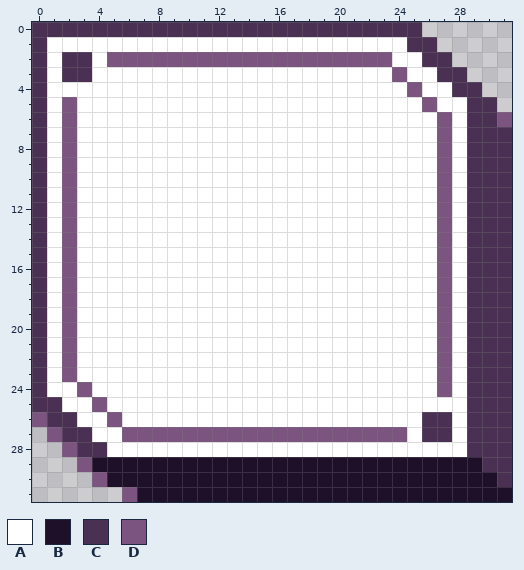
Two versions of one pixel-art file, assets/sprites/dialogue/dialogue_frame.aseprite. The picture above is the old version.
32x32 pixels, 1 frame.
Palette (. is transparent): A #ffffff  B #1f102a  C #4a3052  D #7b5480
The result:
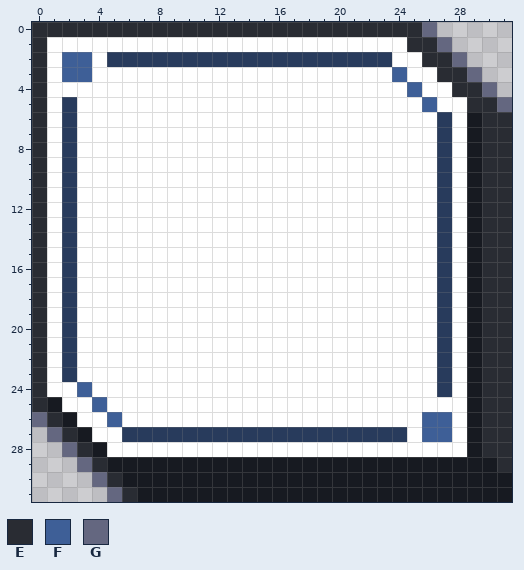
Colours new in this view: E #292c33  F #3e5f97  G #646780
Change:
{"colour":"B","old":"#1f102a","new":"#171a21"}
{"colour":"D","old":"#7b5480","new":"#283b5c"}
{"where": "layer \"Layer 1\""}
{"y":0,"x":0,"old":"CCCCCCCCCCCCCCCCCCCCCCCCCC.","new":"EEEEEEEEEEEEEEEEEEEEEEEEEEG"}
{"y":1,"x":0,"old":"C","new":"E"}
{"y":1,"x":25,"old":"CC.","new":"EEG"}
{"y":2,"x":0,"old":"C","new":"E"}
{"y":2,"x":2,"old":"CC","new":"FF"}
{"y":2,"x":26,"old":"CC.","new":"EEG"}
{"y":3,"x":0,"old":"C","new":"E"}
{"y":3,"x":2,"old":"CC","new":"FF"}
{"y":3,"x":24,"old":"D","new":"F"}
{"y":3,"x":27,"old":"CC.","new":"EEG"}
{"y":4,"x":0,"old":"C","new":"E"}
{"y":4,"x":25,"old":"D","new":"F"}
{"y":4,"x":28,"old":"CC.","new":"EEG"}
{"y":5,"x":0,"old":"C","new":"E"}
{"y":5,"x":26,"old":"D","new":"F"}
{"y":5,"x":29,"old":"CC.","new":"EEG"}
{"y":6,"x":0,"old":"C","new":"E"}
{"y":6,"x":29,"old":"CCD","new":"BEE"}
{"y":7,"x":0,"old":"C","new":"E"}
{"y":7,"x":29,"old":"CCC","new":"BEE"}
{"y":8,"x":0,"old":"C","new":"E"}
{"y":8,"x":29,"old":"CCC","new":"BEE"}
{"y":9,"x":0,"old":"C","new":"E"}
{"y":9,"x":29,"old":"CCC","new":"BEE"}
{"y":10,"x":0,"old":"C","new":"E"}
{"y":10,"x":29,"old":"CCC","new":"BEE"}
{"y":11,"x":0,"old":"C","new":"E"}
{"y":11,"x":29,"old":"CCC","new":"BEE"}
{"y":12,"x":0,"old":"C","new":"E"}
{"y":12,"x":29,"old":"CCC","new":"BEE"}
{"y":13,"x":0,"old":"C","new":"E"}
{"y":13,"x":29,"old":"CCC","new":"BEE"}
{"y":14,"x":0,"old":"C","new":"E"}
{"y":14,"x":29,"old":"CCC","new":"BEE"}
{"y":15,"x":0,"old":"C","new":"E"}
{"y":15,"x":29,"old":"CCC","new":"BEE"}
{"y":16,"x":0,"old":"C","new":"E"}
{"y":16,"x":29,"old":"CCC","new":"BEE"}
{"y":17,"x":0,"old":"C","new":"E"}
{"y":17,"x":29,"old":"CCC","new":"BEE"}
{"y":18,"x":0,"old":"C","new":"E"}
{"y":18,"x":29,"old":"CCC","new":"BEE"}
{"y":19,"x":0,"old":"C","new":"E"}
{"y":19,"x":29,"old":"CCC","new":"BEE"}
{"y":20,"x":0,"old":"C","new":"E"}
{"y":20,"x":29,"old":"CCC","new":"BEE"}
{"y":21,"x":0,"old":"C","new":"E"}
{"y":21,"x":29,"old":"CCC","new":"BEE"}
{"y":22,"x":0,"old":"C","new":"E"}
{"y":22,"x":29,"old":"CCC","new":"BEE"}
{"y":23,"x":0,"old":"C","new":"E"}
{"y":23,"x":29,"old":"CCC","new":"BEE"}
{"y":24,"x":0,"old":"C","new":"E"}
{"y":24,"x":3,"old":"D","new":"F"}
{"y":24,"x":29,"old":"CCC","new":"BEE"}
{"y":25,"x":0,"old":"CC","new":"EB"}
{"y":25,"x":4,"old":"D","new":"F"}
{"y":25,"x":29,"old":"CCC","new":"BEE"}
{"y":26,"x":0,"old":"DCC","new":"GEB"}
{"y":26,"x":5,"old":"D","new":"F"}
{"y":26,"x":26,"old":"CC","new":"FF"}
{"y":26,"x":29,"old":"CCC","new":"BEE"}
{"y":27,"x":1,"old":"DCC","new":"GEB"}
{"y":27,"x":26,"old":"CC","new":"FF"}
{"y":27,"x":29,"old":"CCC","new":"BEE"}
{"y":28,"x":2,"old":"DCC","new":"GEB"}
{"y":28,"x":29,"old":"CCC","new":"BEE"}
{"y":29,"x":3,"old":"DB","new":"GE"}
{"y":29,"x":30,"old":"CC","new":"BE"}
{"y":30,"x":4,"old":"DB","new":"GE"}
{"y":30,"x":31,"old":"C","new":"B"}
{"y":31,"x":5,"old":".D","new":"GE"}
{"label":"changed","picture_box":[32,22,512,502]}
